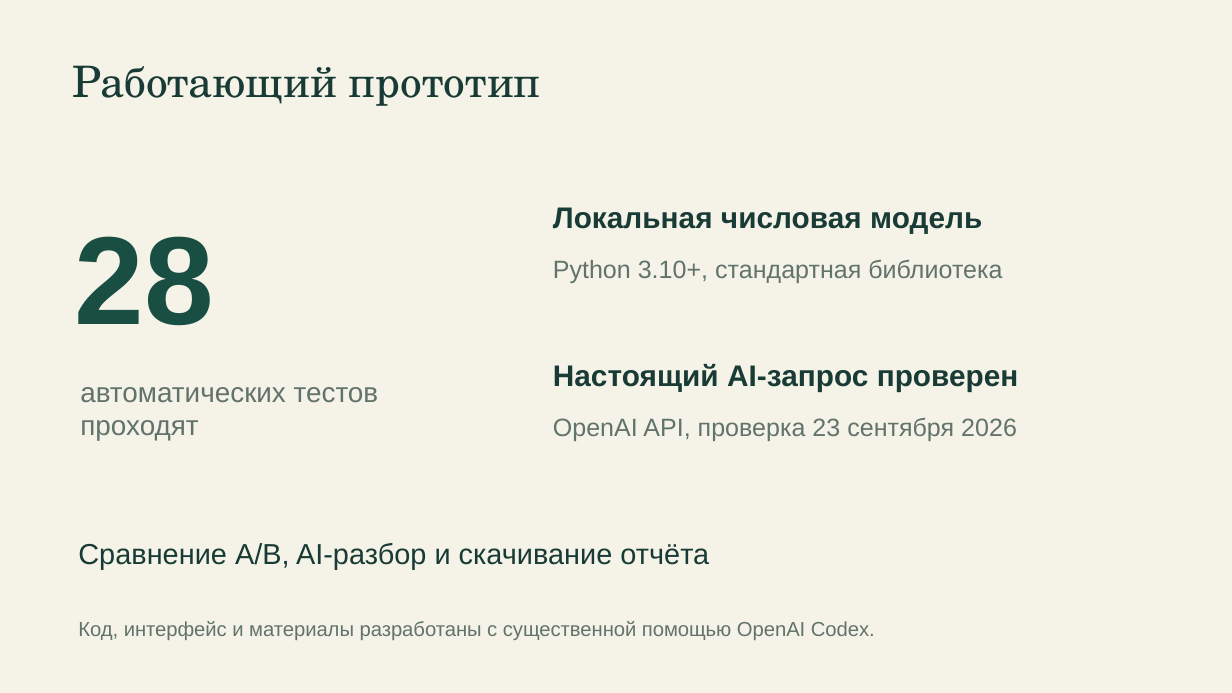
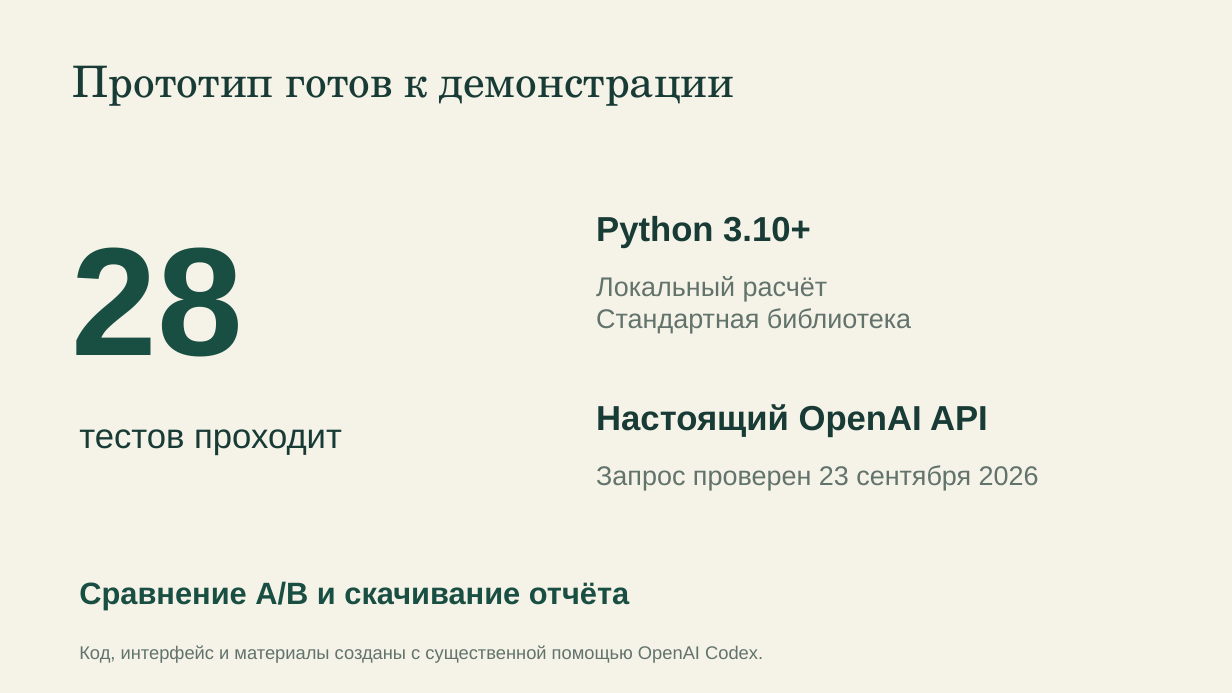
Before and after one commit to BAITC-Hacks/hack-55197c77-newbie, a slide deck: slide 6 of presentation/akim-na-5-chasov.pptx. Drawn at 1232x693 pixels with LibreOffice and Linux fonts; fonts in the diff are those of the drawing. Boxes give left, top, right and bottom in pixels: in the first picture for what was removed or moved away, otherwise in the second. Text is boxed around its words. In the diff, an @@ line names an element or a change of style, - is before the commit and + after.

Commit message:
Refine presentation design and defense narrative

```diff
--- a/presentation/akim-na-5-chasov.pptx
+++ b/presentation/akim-na-5-chasov.pptx
@@ text at (73, 65, 734, 106): text changed @@
-Работающий прототип
+Прототип готов к демонстрации
@@ text "28" at (72, 247, 243, 357): size 97.5 to 120 pt @@
@@ text at (596, 216, 811, 248): text changed; size 23.2 to 27 pt @@
-Локальная числовая модель
+Python 3.10+
@@ text at (596, 276, 911, 333): text changed; size 19.5 to 21 pt @@
-Python 3.10+, стандартная библиотека
+Локальный расчёт
+Стандартная библиотека
@@ text at (596, 404, 988, 438): text changed; size 23.2 to 27 pt @@
-Настоящий AI-запрос проверен
+Настоящий OpenAI API
@@ text at (79, 429, 342, 455): text changed; size 21.8 to 27 pt; text colour #62736B to #183B36 @@
-автоматических тестов
-проходят
+тестов проходит
@@ text at (596, 465, 1039, 490): text changed; size 19.5 to 21 pt @@
-OpenAI API, проверка 23 сентября 2026
+Запрос проверен 23 сентября 2026
@@ text at (79, 581, 629, 609): text changed; size 22.5 to 24 pt; text colour #183B36 to #194E42; bold on @@
-Сравнение A/B, AI-разбор и скачивание отчёта
+Сравнение A/B и скачивание отчёта
@@ text at (79, 645, 763, 663): text changed; size 15.8 to 14.2 pt @@
-Код, интерфейс и материалы разработаны с существенной помощью OpenAI Codex.
+Код, интерфейс и материалы созданы с существенной помощью OpenAI Codex.
```
Also in this commit, not shown: 5 other slides changed, 1 slide added, 1 slide removed, 2 other files.
